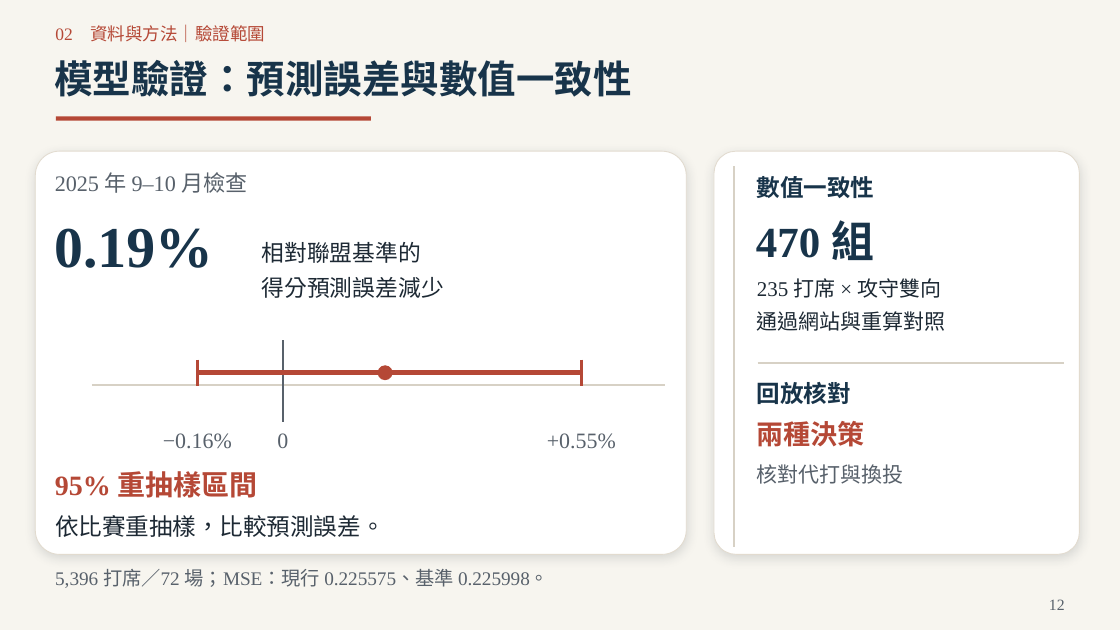
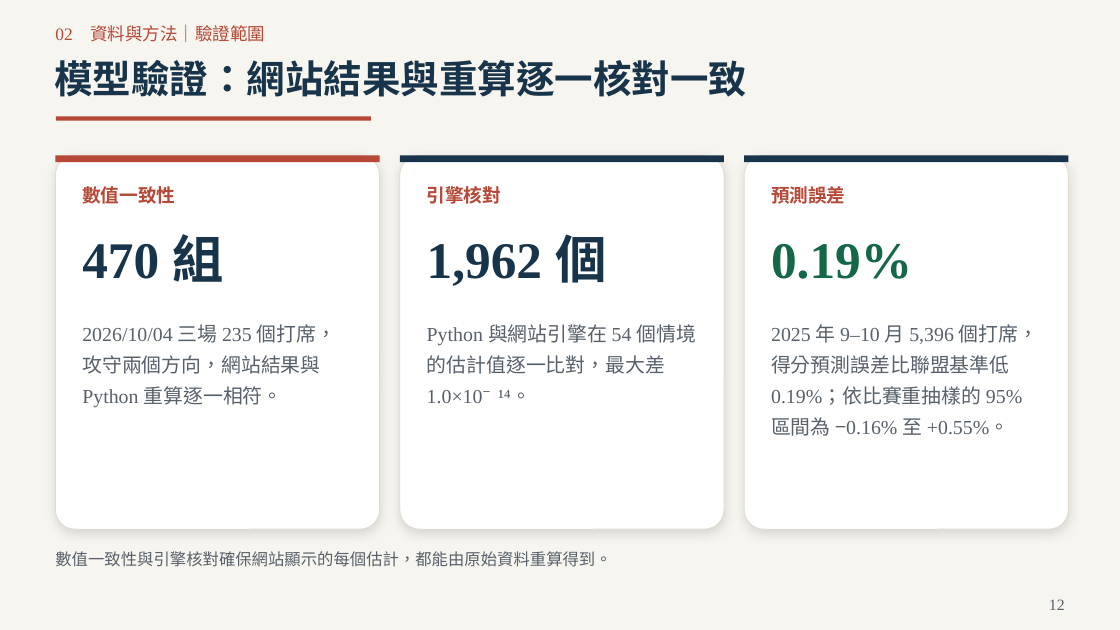
Before and after one commit to Da-Xiong-Chen/baseball_project, a slide deck: slide 12 of presentations/competition-2026/sync-20261115/一球兩面_臨場用人決策_2026球季版_38頁.pptx. Drawn at 1120x630 pixels with LibreOffice and Linux fonts; fonts in the diff are those of the drawing. Boxes give left, top, right and bottom in pixels: in the first picture for what was removed or moved away, otherwise in the second. Text is boxed around its words. In the diff, an @@ line names an element or a change of style, - is before the commit and + after.

Commit message:
簡報：截圖改為重點裁切放大、驗證頁以數值一致為主、統一卡片與章節頁碼

```diff
--- a/presentations/competition-2026/sync-20261115/一球兩面_臨場用人決策_2026球季版_38頁.pptx
+++ b/presentations/competition-2026/sync-20261115/一球兩面_臨場用人決策_2026球季版_38頁.pptx
@@ text at [54, 60, 747, 97]: text changed @@
-模型驗證：預測誤差與數值一致性
+模型驗證：網站結果與重算逐一核對一致
@@ rounded rectangle: place and size @@
-rounded rectangle at [35, 151, 686, 555]
+rounded rectangle at [55, 155, 380, 529]
@@ rectangle added at [55, 155, 380, 162], fill #B54836 @@
@@ rounded rectangle added at [400, 155, 724, 529], fill #FFFFFF, outline #E2DBCF 0.75 pt @@
@@ rectangle added at [400, 155, 724, 162], fill #18344A @@
@@ rounded rectangle: place and size @@
-rounded rectangle at [714, 151, 1080, 555]
+rounded rectangle at [744, 155, 1069, 529]
@@ rectangle added at [744, 155, 1069, 162], fill #18344A @@
@@ text "數值一致性": place and size @@
-text "數值一致性" at [757, 176, 875, 198]
+text "數值一致性" at [82, 186, 175, 204]
@@ text "數值一致性" at [82, 186, 175, 204]: size 20.2 to 16 pt, text colour #18344A to #B54836; line spacing 1 to 1.15 @@
@@ text added at [427, 186, 501, 204], 16 pt, text #B54836, bold @@
+引擎核對
@@ text at [771, 186, 845, 204]: text changed; size 19.5 to 16 pt; text colour #1D2934 to #B54836; bold on @@
-得分預測誤差減少
+預測誤差
@@ text "470 組": place and size @@
-text "470 組" at [756, 220, 874, 260]
+text "470 組" at [82, 234, 223, 282]
@@ text "470 組" at [82, 234, 223, 282]: size 36.8 to 44 pt; line spacing 1 to 1.15 @@
@@ text added at [427, 234, 606, 286], 44 pt, text #18344A, bold @@
+1,962 個
@@ text "0.19%": place and size @@
-text "0.19%" at [54, 228, 213, 268]
+text "0.19%" at [771, 244, 912, 279]
@@ text "0.19%" at [771, 244, 912, 279]: size 49.5 to 44 pt, text colour #18344A to #146747; line spacing 1 to 1.15 @@
@@ text added at [82, 324, 336, 407], 17 pt, text #58616B @@
+2026/10/04 三場 235 個打席，攻守兩個方向，網站結果與 Python 重算逐一相符。
@@ text added at [427, 324, 697, 403], 17 pt, text #58616B @@
+Python 與網站引擎在 54 個情境的估計值逐一比對，最大差 1.0×10⁻¹⁴。
@@ text at [771, 324, 1038, 436]: text changed; size 18.8 to 17 pt @@
-−0.16%
+2025 年 9–10 月 5,396 個打席，得分預測誤差比聯盟基準低 0.19%；依比賽重抽樣的 95% 區間為 −0.16% 至 +0.55%。
@@ group removed at [734, 166, 1065, 547]: 5 texts, 2 freeform shapes @@
-235 打席 × 攻守雙向
-通過網站與重算對照
-回放核對
-兩種決策
-核對代打與換投
@@ group removed at [55, 172, 665, 537]: 6 texts, 5 freeform shapes, 1 ellipse @@
-2025 年 9–10 月檢查
-相對聯盟基準的
-0
-+0.55%
-95% 重抽樣區間
-依比賽重抽樣，比較預測誤差。
@@ text removed at [55, 569, 549, 588] @@
-5,396 打席／72 場；MSE：現行 0.225575、基準 0.225998。
@@ text added at [55, 551, 611, 567], 14 pt, text #58616B @@
+數值一致性與引擎核對確保網站顯示的每個估計，都能由原始資料重算得到。
```
Also in this commit, not shown: 11 other slides changed, 2 other files.
